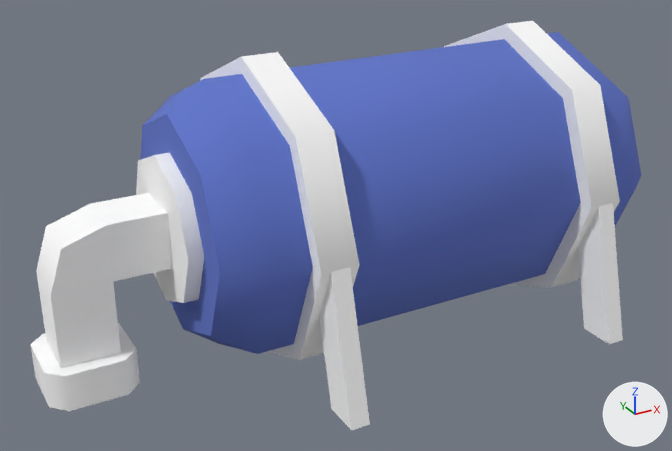
Two versions of the glTF model assets/kenney/cityindustrial/detail-tank.glb, one commit apart.
One viewpoint serves both versions: a 50 mm lens placed at (-0.578, -1.049, 0.685), pointed at (-0.009, -0.015, 0.168). Arrows for +X, +Y and +Z are at lower right; the lights stay in place. The picture after the commit comes second.

Objects in the first picture: 'detail-tank'.
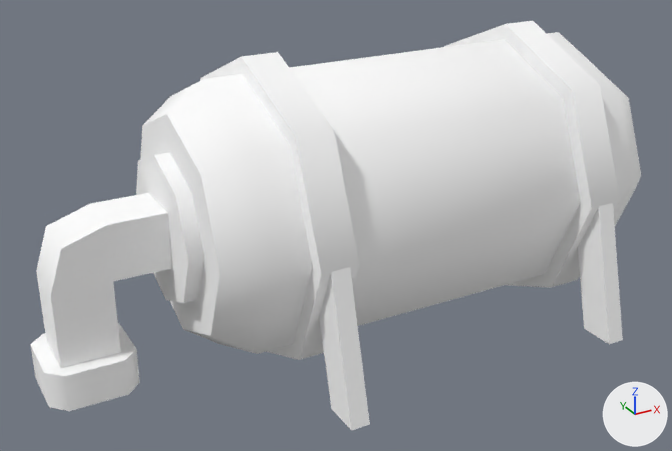
The edits, one by one:
Material 'colormap.008' (mat_colormap_008) is new.
Its base color is (1.0, 1.0, 1.0) (white #ffffff).
Its roughness is 1.0.
me_detail_tank has 144 vertices, 236 faces and spans x -0.424..0.424, y -0.258..0.258, z 0.0..0.415.
me_detail_tank no longer uses material mat_colormap.
me_detail_tank gains material mat_colormap_008 (white #ffffff).

Changed parts and their boxes (x1, y1, x2, y2) in the pictures (672 x 451 px):
'detail-tank', recoloured (lighter)
    both: (131, 23, 641, 376)
